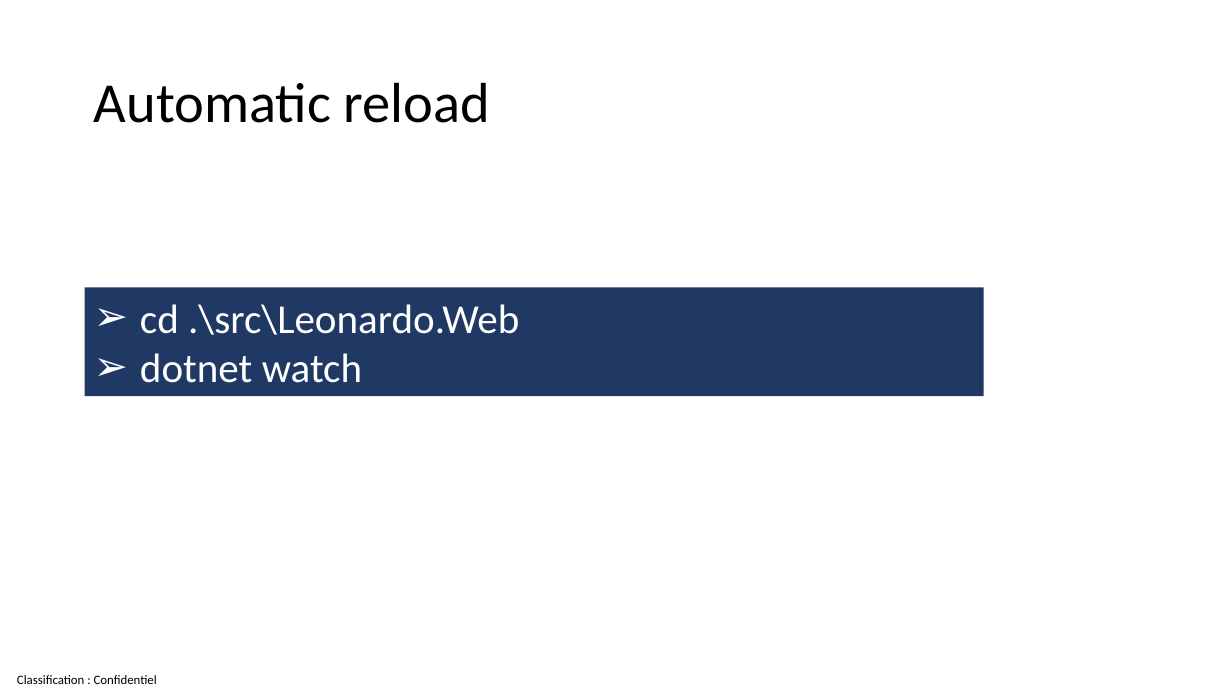
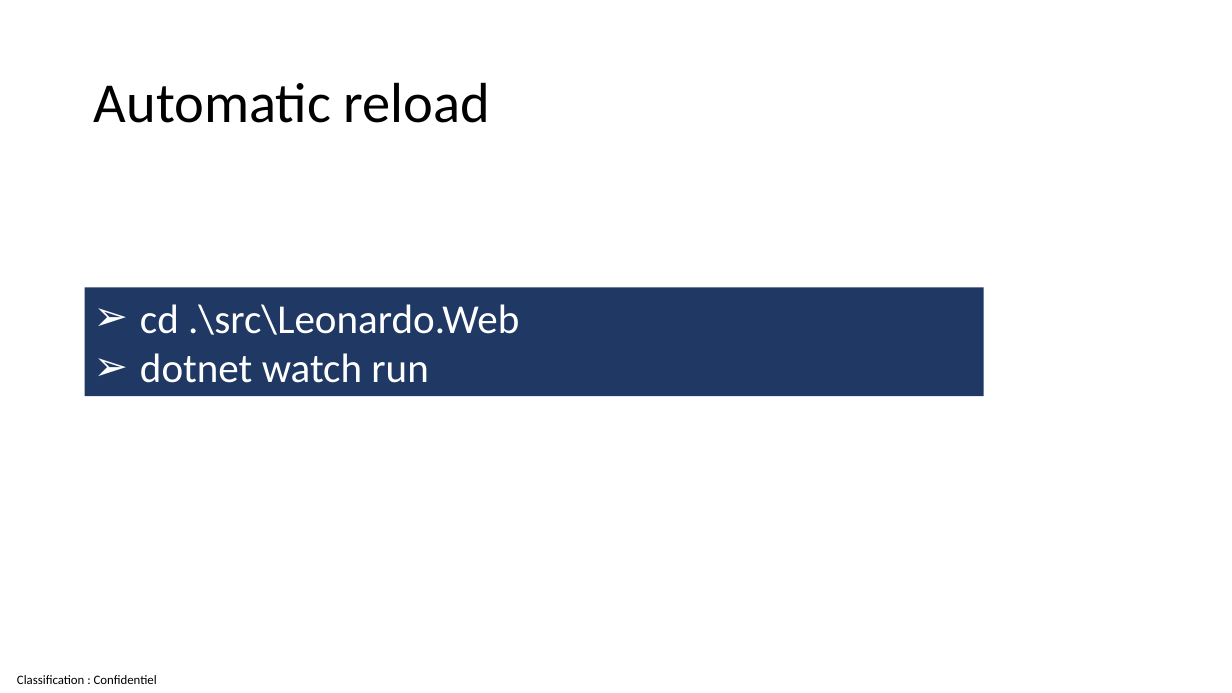
Before and after one commit to guillaume-chervet/course.dotnet, a slide deck: slide 110 of documentations/dotnet8.pptx. Drawn at 1232x693 pixels with LibreOffice and Linux fonts; fonts in the diff are those of the drawing. Boxes give left, top, right and bottom in pixels: in the first picture for what was removed or moved away, otherwise in the second. Text is boxed around its words. In the diff, an @@ line names an element or a change of style, - is before the commit and + after.

Commit message:
update dotnet8

```diff
--- a/documentations/dotnet8.pptx
+++ b/documentations/dotnet8.pptx
@@ text in rectangle at box(140, 353, 428, 383): text changed @@
-➢ dotnet watch
+➢ dotnet watch run
```
Also in this commit, not shown: 4 other slides changed.
